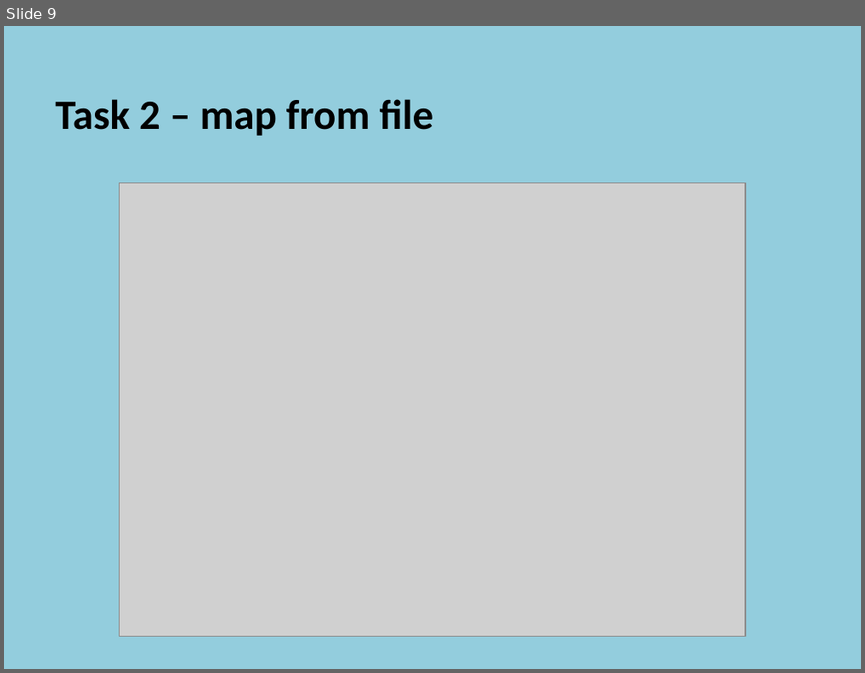
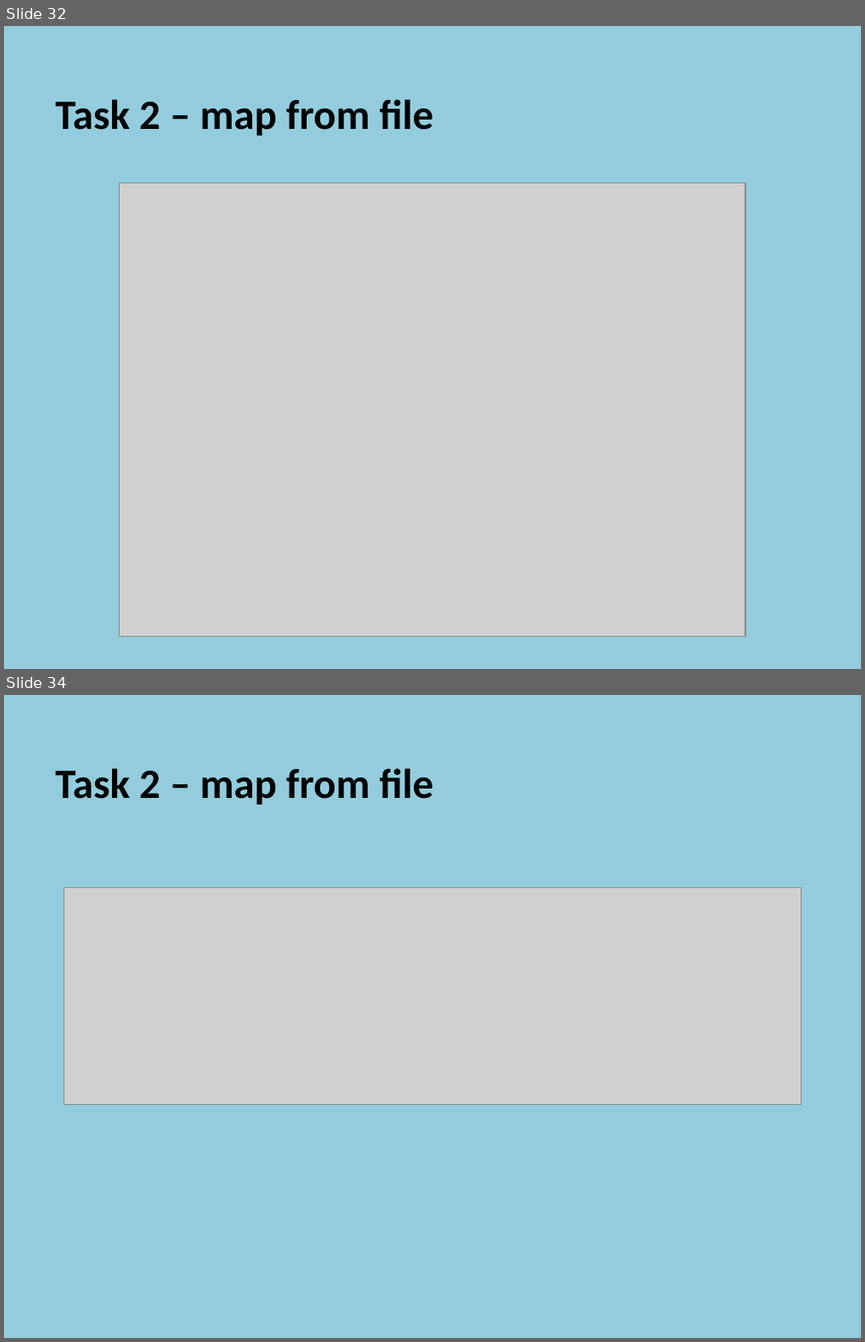
Before and after one commit to szetko/course-materials, a slide deck: Programming 4/06.2 Tile Map/06.2 Tile Map.pptx. Shown one above the other, each under a label of ours: slide 9 before the commit, slides 32 and 34 after it; the slides between them are not shown. The pictures are 865x673 and 865x1342 pixels, drawn with LibreOffice and Linux fonts; fonts in the diff are those of the drawing; grey boxes stand for pictures. Boxes give left, top, right and bottom in pixels: in the first picture for what was removed or moved away, otherwise in the second. Text is boxed around its words. In the diff, an @@ line names an element or a change of style, - is before the commit and + after.

```diff
--- a/Programming 4/06.2 Tile Map/06.2 Tile Map.pptx
+++ b/Programming 4/06.2 Tile Map/06.2 Tile Map.pptx
@@ slide 34 added at (4, 695, 861, 1338), background #93CDDD @@
@@ text added at (55, 768, 434, 805), 35 pt, text #000000, bold @@
+  Task 2 – map from file
@@ picture added at (64, 888, 800, 1105) @@
@@ what was slide 9 is now slide 32 @@
```
Also in this commit, not shown: 1 slide changed, 25 other slides added, 1 slide removed, 8 other files.
